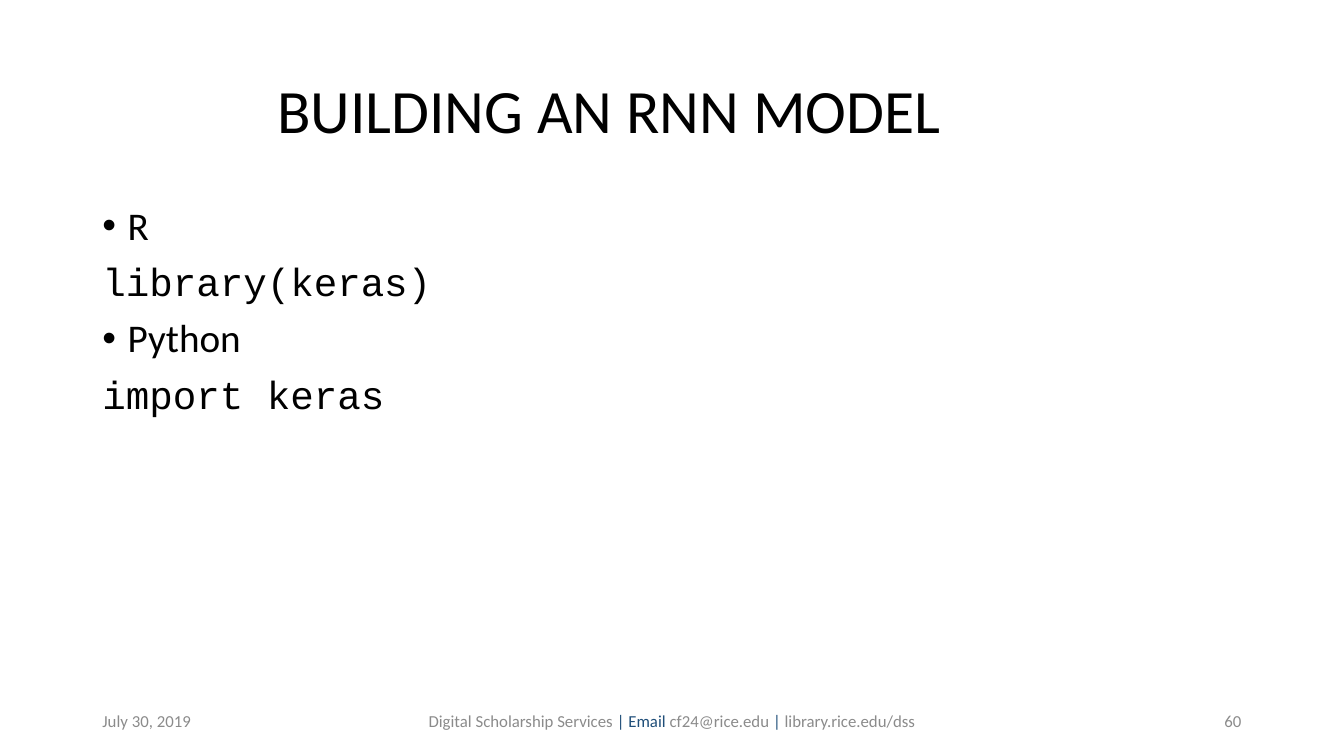
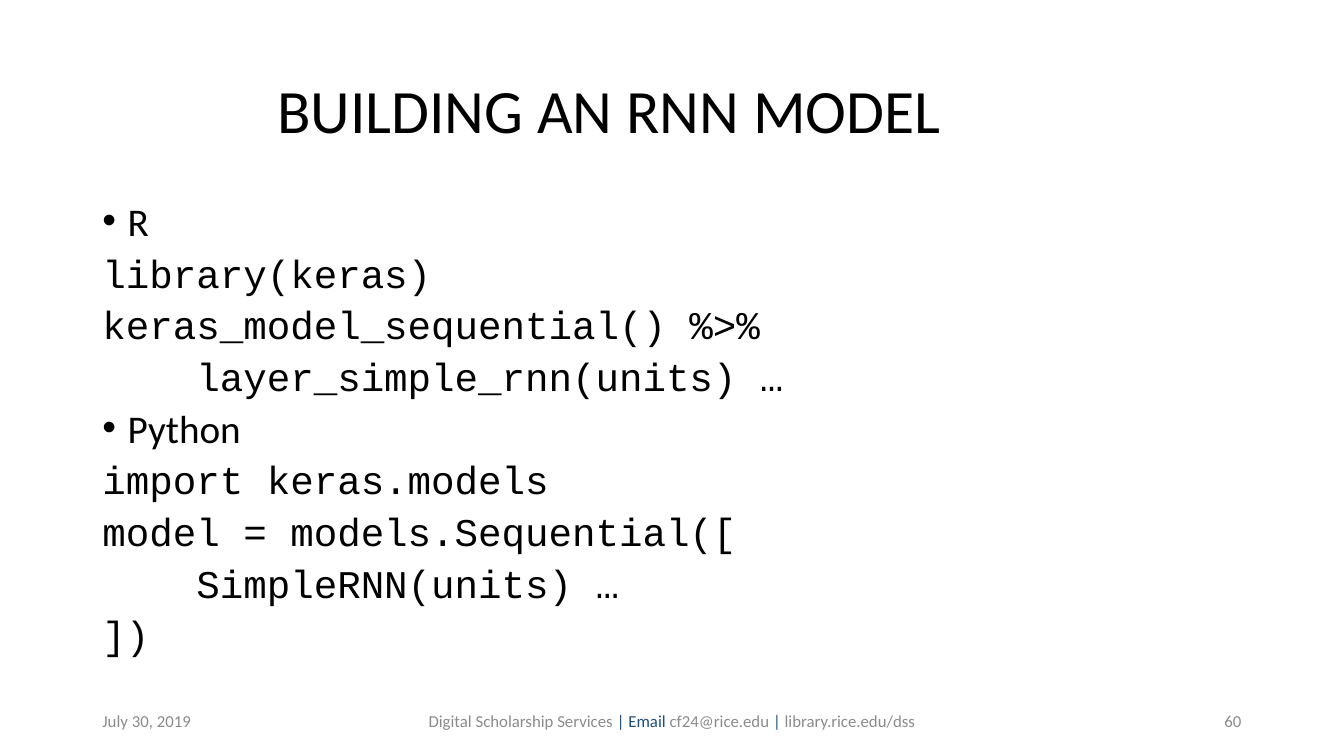
Before and after one commit to bakitybacon/rice-data-and-donuts, a slide deck: slide 60 of tsa/Introduction to Time Series Analysis.pptx. Drawn at 1344x756 pixels with LibreOffice and Linux fonts; fonts in the diff are those of the drawing; background and template pictures are left out. Boxes give left, top, right and bottom in pixels: in the first picture for what was removed or moved away, otherwise in the second. Text is boxed around its words. In the diff, an @@ line names an element or a change of style, - is before the commit and + after.

Commit message:
model comparisons and stuff

```diff
--- a/tsa/Introduction to Time Series Analysis.pptx
+++ b/tsa/Introduction to Time Series Analysis.pptx
@@ text at (x1=102, y1=211, x2=431, y2=450): line spacing 0.9 to 0.8 @@
@@ text at (x1=102, y1=311, x2=736, y2=399): paragraphs added @@
+keras_model_sequential() %>%
+layer_simple_rnn(units) …
@@ text at (x1=102, y1=466, x2=736, y2=606): text changed @@
-import keras
+import keras.models
+model = models.Sequential([
+SimpleRNN(units) …
+])
```
Also in this commit, not shown: 7 other slides changed, 9 slides added.
